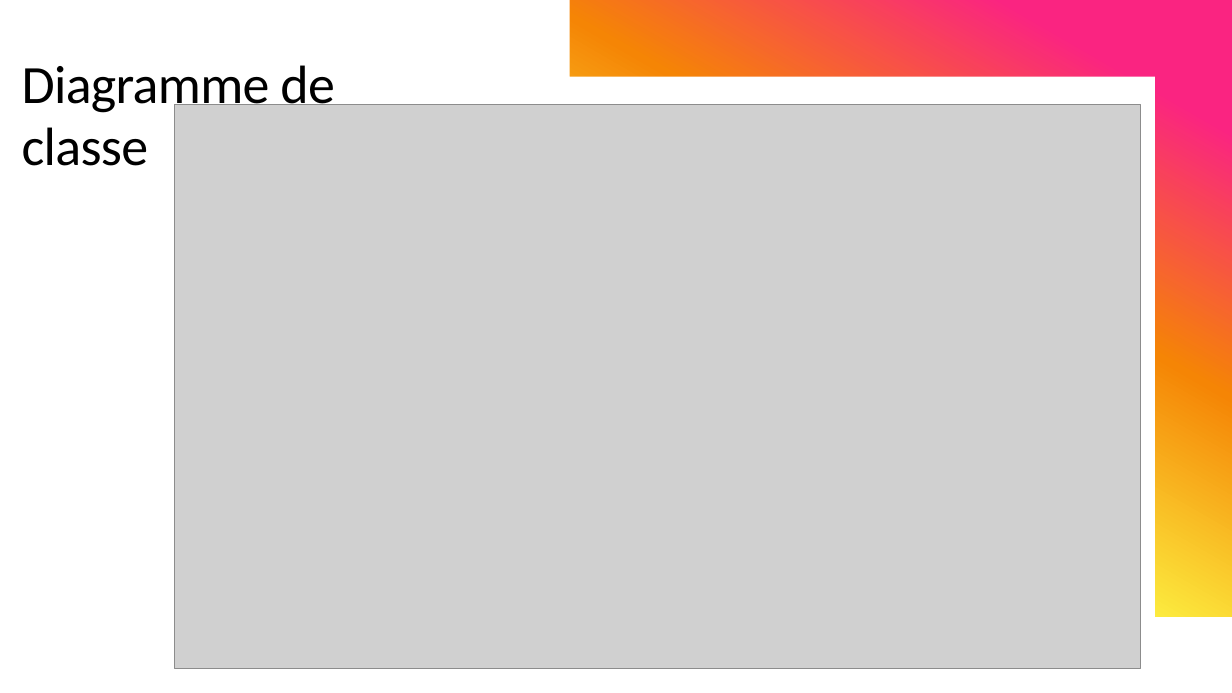
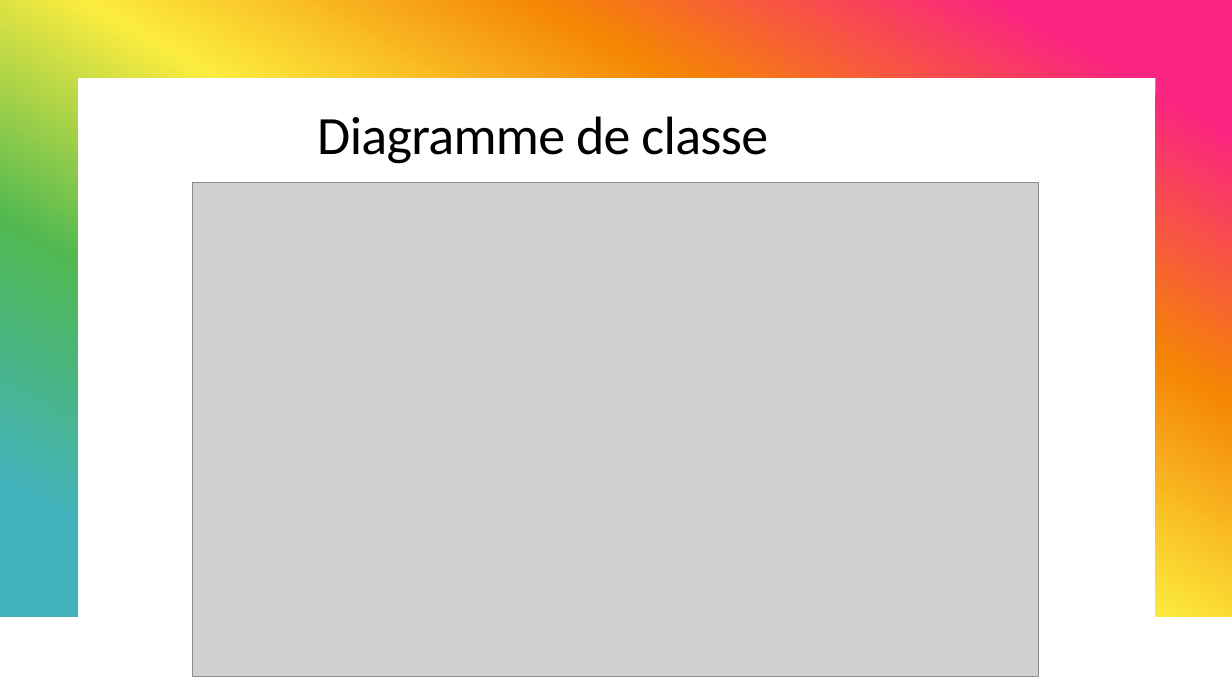
Before and after one commit to MickaeliOS/OpenClassrooms-P3-TermiFighter, a slide deck: slide 4 of P3_03_presentation.pptx. Drawn at 1232x693 pixels with LibreOffice and Linux fonts; fonts in the diff are those of the drawing; grey boxes stand for pictures. Boxes give left, top, right and bottom in pixels: in the first picture for what was removed or moved away, otherwise in the second. Text is boxed around its words. In the diff, an @@ line names an element or a change of style, - is before the commit and + after.

```diff
--- a/P3_03_presentation.pptx
+++ b/P3_03_presentation.pptx
@@ rectangle removed at [0,0,1232,693] @@
@@ rectangle removed at [0,0,1232,616] @@
@@ freeform shape removed at [0,0,1155,624] @@
@@ title "Diagramme de classe": place and size @@
-title "Diagramme de classe" at [22,65,334,166]
+title "Diagramme de classe" at [317,116,768,164]
@@ title "Diagramme de classe" at [317,116,768,164]: vertical alignment middle to top @@
@@ picture: place and size @@
-picture at [175,104,1141,668]
+picture at [193,182,1040,677]
```
Also in this commit, not shown: 6 other files.
